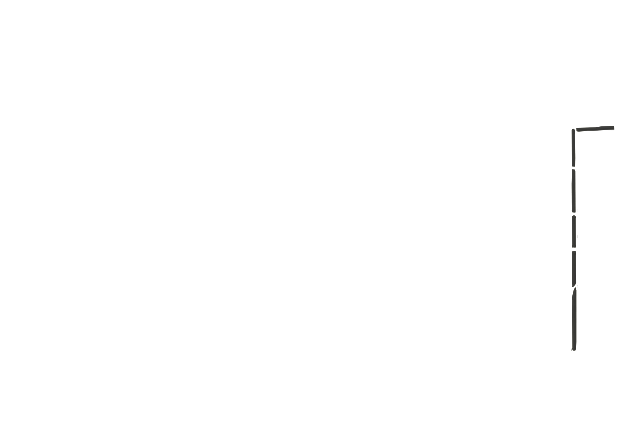
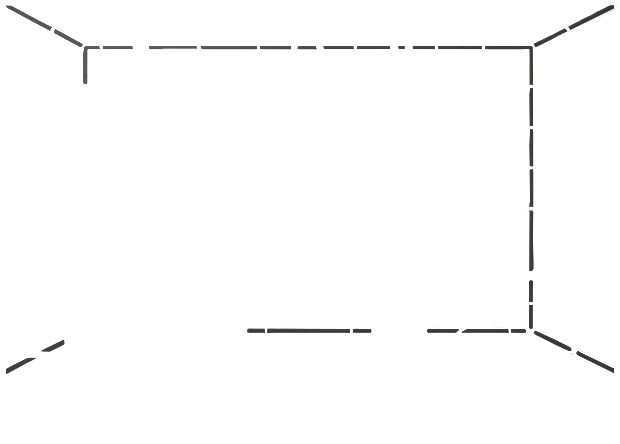
The second (620, 444) image is a revision of the first. Changes to its layers:
showed "BaseRoom", painted on it over [5, 5, 617, 374]
hid "RightDoor" (2nd of 2) over [571, 126, 615, 352]
